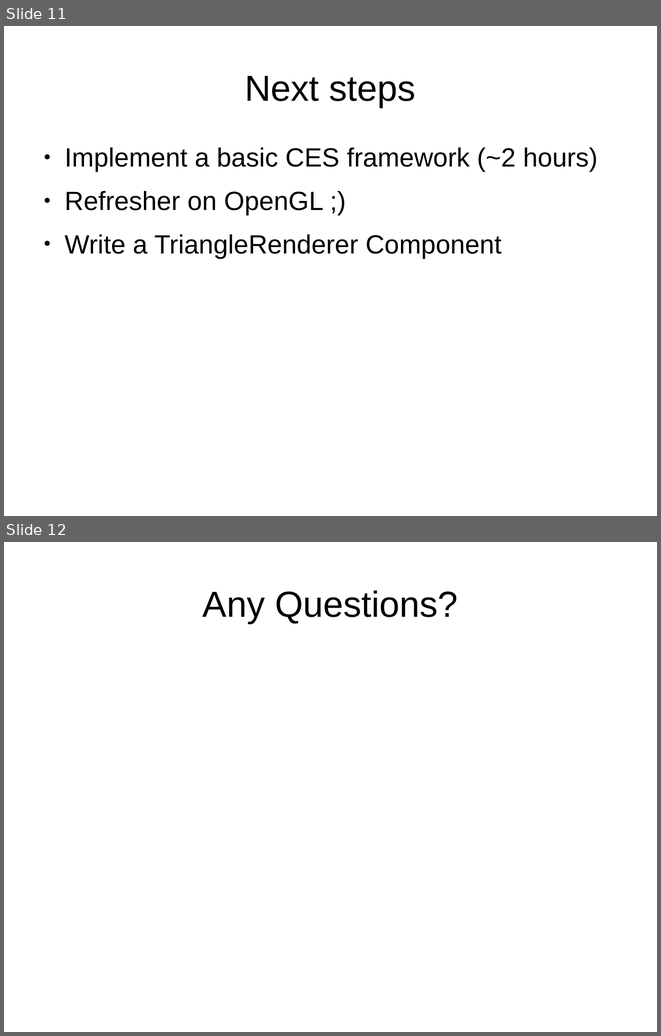
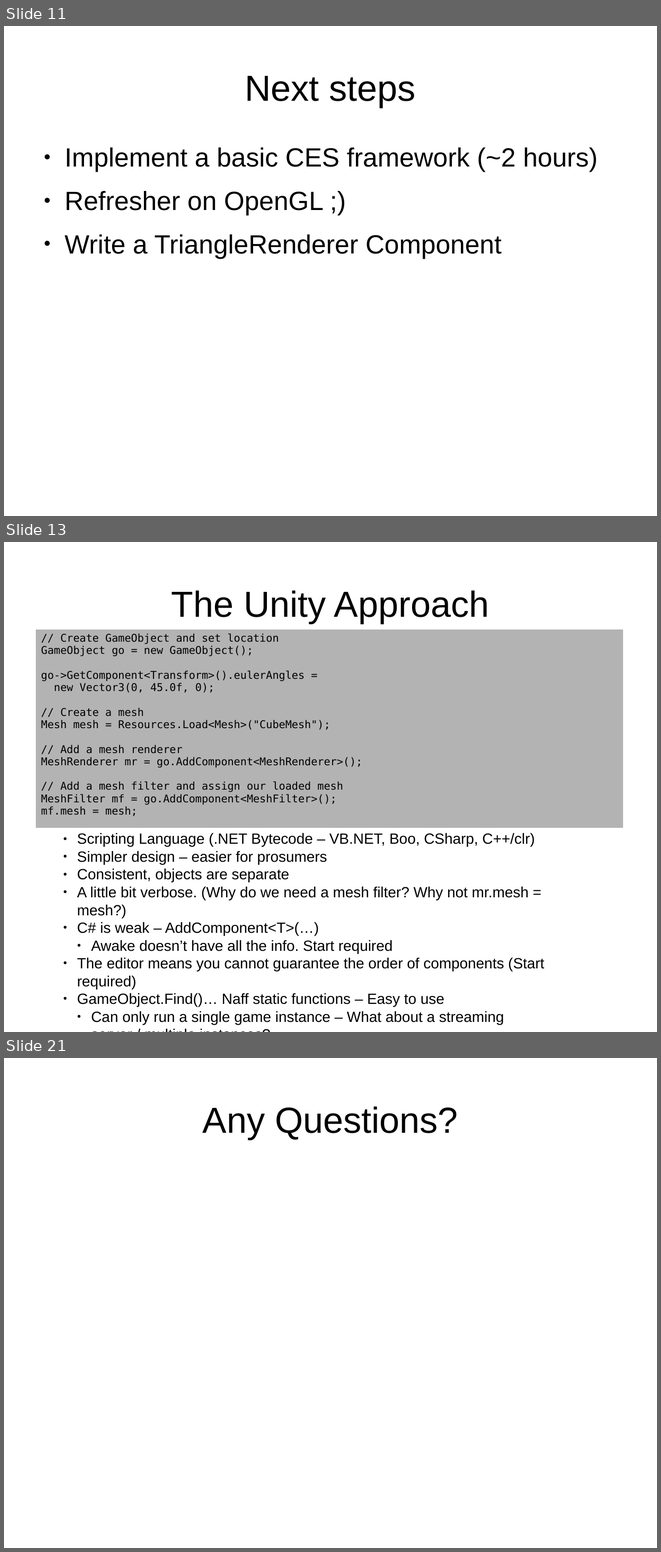
Before and after one commit to osen/creativelabs, a slide deck: gep/gep-lec2.odp. Shown one above the other, each under a label of ours: slides 11 and 12 before the commit, slides 11, 13 and 21 after it; the slides between them are not shown. The pictures are 661x1036 and 661x1552 pixels, drawn with LibreOffice and Linux fonts; fonts in the diff are those of the drawing; background and template pictures are left out. Boxes give left, top, right and bottom in pixels: in the first picture for what was removed or moved away, otherwise in the second. Text is boxed around its words. In the diff, an @@ line names an element or a change of style, - is before the commit and + after.

```diff
--- a/gep/gep-lec2.odp
+++ b/gep/gep-lec2.odp
@@ slide 13 added at (x1=4, y1=542, x2=657, y2=1032), background #FFFFFF @@
@@ title added at (x1=171, y1=590, x2=489, y2=623), 44 pt, text #000000 @@
+The Unity Approach
@@ table added at (x1=35, y1=629, x2=623, y2=820), 1 rows, 1 columns @@
+// Create GameObject and set location / GameObject go = new GameObject(); / go->GetComponent<Transform>().eulerAngles = / new Vector3(0, 45.0f, 0); / // Create a mesh / Mesh mesh = Resources.Load<Mesh>("CubeMesh"); / // Add a mesh renderer / MeshRenderer mr = go.AddComponent<MeshRenderer>(); / // Add a mesh filter and assign our loaded mesh / MeshFilter mf = go.AddComponent<MeshFilter>(); / mf.mesh = mesh;
@@ text added at (x1=77, y1=832, x2=544, y2=1024), 18 pt, text #000000 @@
+● Scripting Language (.NET Bytecode – VB.NET, Boo, CSharp, C++/clr)
+● Simpler design – easier for prosumers
+● Consistent, objects are separate
+● A little bit verbose. (Why do we need a mesh filter? Why not mr.mesh = mesh?)
+● C# is weak – AddComponent<T>(…)
+  ● Awake doesn’t have all the info. Start required
+● The editor means you cannot guarantee the order of components (Start required)
+● GameObject.Find()… Naff static functions – Easy to use
+  ● Can only run a single game instance – What about a streaming server / multiple instances?
@@ what was slide 12 is now slide 21 @@
```
Also in this commit, not shown: 2 slides changed, 8 other slides added.
